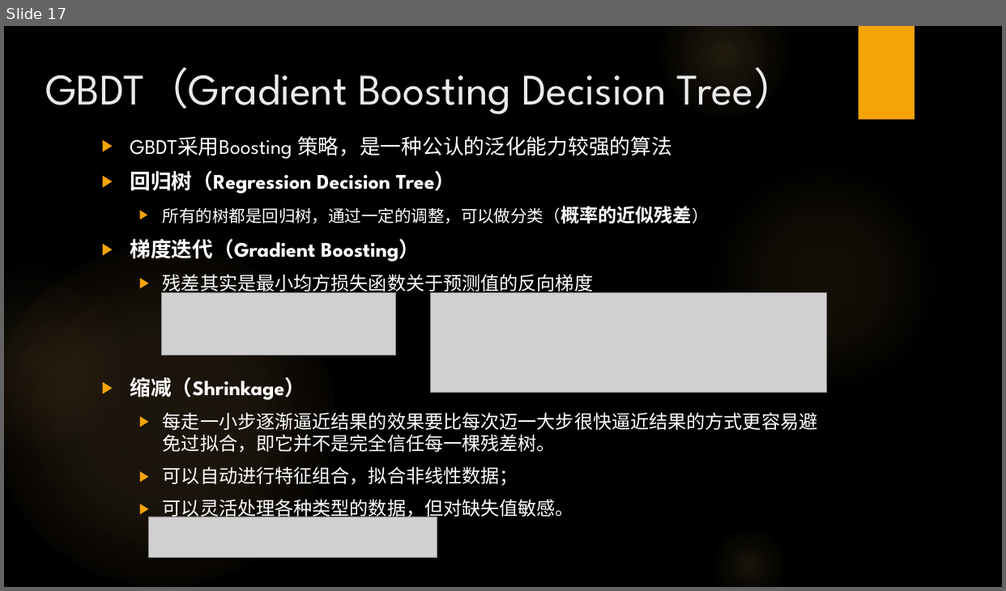
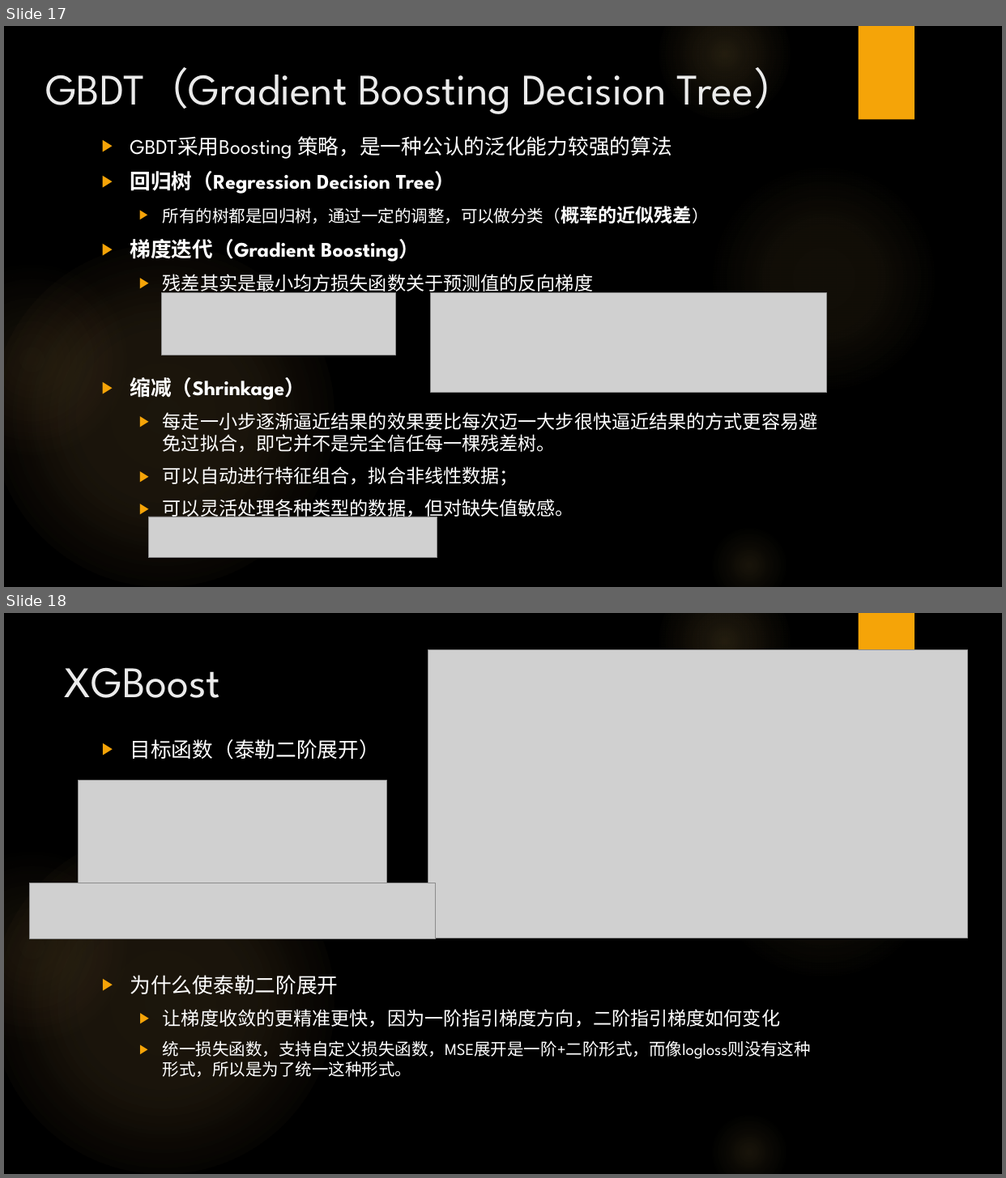
Before and after one commit to RobertWang2/DNN-MI, a slide deck: resources/分享PPT合集/决策树算法发展.pptx. Shown one above the other, each under a label of ours: slide 17 before the commit, slides 17 and 18 after it. The pictures are 1006x591 and 1006x1178 pixels, drawn with LibreOffice and Linux fonts; fonts in the diff are those of the drawing; grey boxes stand for pictures; background and template pictures are left out. Boxes give left, top, right and bottom in pixels: in the first picture for what was removed or moved away, otherwise in the second. Text is boxed around its words. In the diff, an @@ line names an element or a change of style, - is before the commit and + after.

```diff
--- a/resources/分享PPT合集/决策树算法发展.pptx
+++ b/resources/分享PPT合集/决策树算法发展.pptx
@@ slide 18 added at bbox=[4, 613, 1002, 1174], background picture (left out); not listed: 6 template elements that a slide beside it also shows @@
@@ picture added at bbox=[428, 650, 967, 939] @@
@@ title added at bbox=[65, 667, 221, 698], 42 pt, text #EBEBEB @@
+XGBoost
@@ text added at bbox=[130, 739, 811, 1077], 16 pt, text #FFFFFF @@
+▶ 目标函数（泰勒二阶展开）
+▶ 为什么使泰勒二阶展开
+  ▶ 让梯度收敛的更精准更快，因为一阶指引梯度方向，二阶指引梯度如何变化
+  ▶ 统一损失函数，支持自定义损失函数，MSE展开是一阶+二阶形式，而像logloss则没有这种形式，所以是为了统一这种形式。
@@ picture added at bbox=[78, 781, 387, 887] @@
@@ picture added at bbox=[30, 884, 436, 939] @@
```
Also in this commit, not shown: 6 slides changed, 4 other slides added, 1 slide removed.
